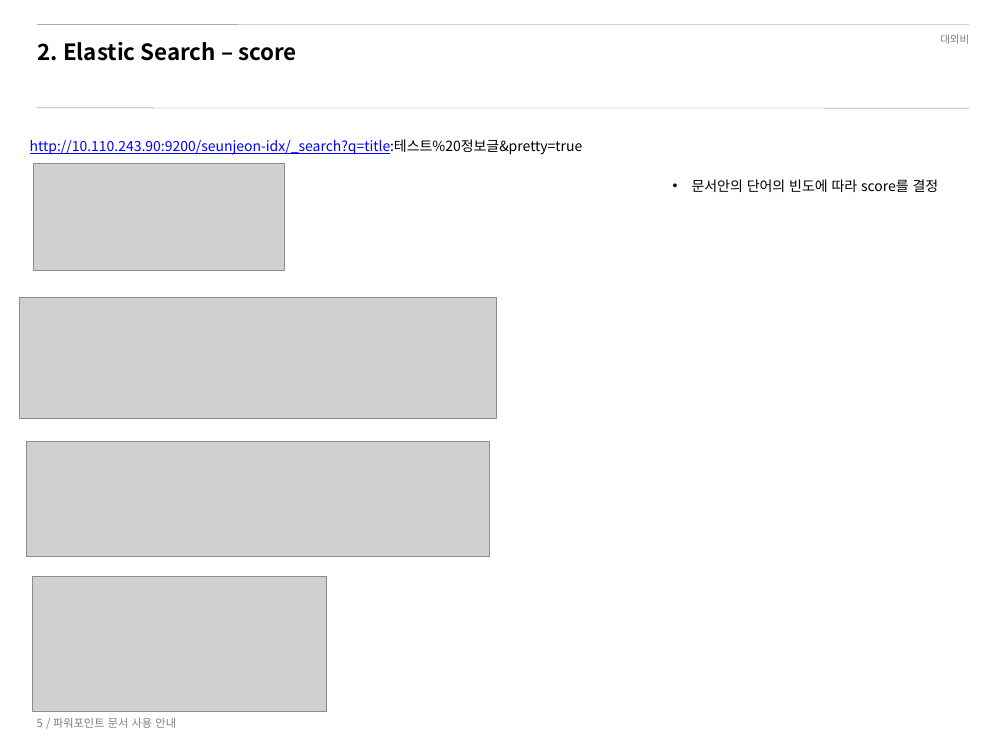
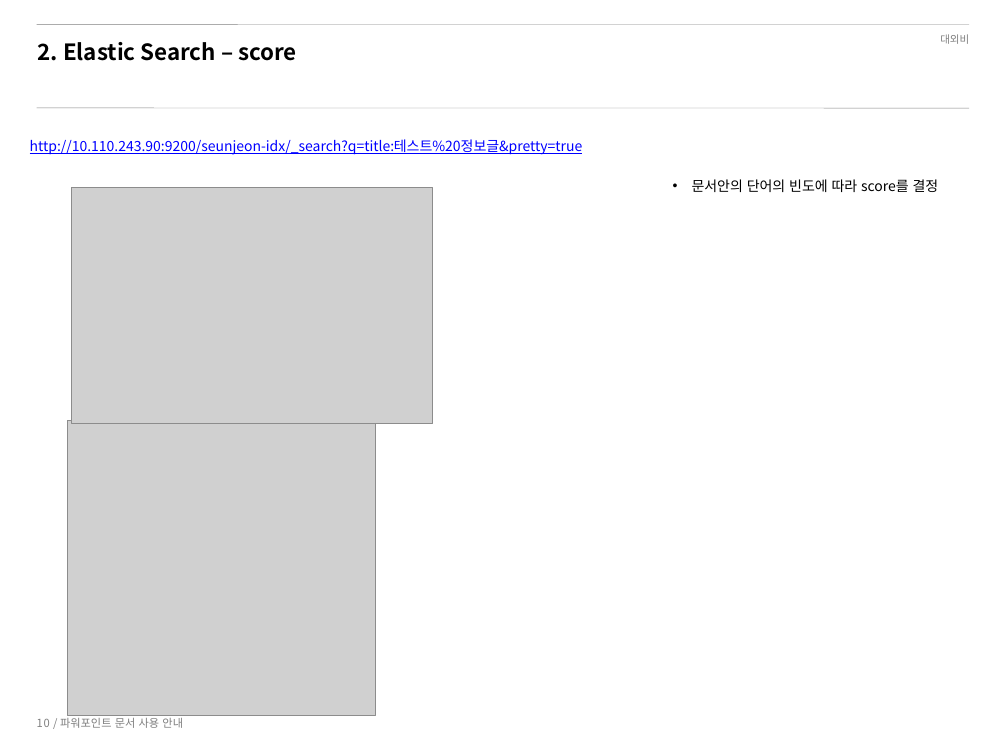
Before and after one commit to Myeongjoon/NaverCaffeBoard, a slide deck: slide 10 of doc/게시판 프로젝트 2차 - 김명준.pptx (slide 5 before the commit). Drawn at 1008x756 pixels with LibreOffice and Linux fonts; fonts in the diff are those of the drawing; grey boxes stand for pictures; background and template pictures are left out. Boxes give left, top, right and bottom in pixels: in the first picture for what was removed or moved away, otherwise in the second. Text is boxed around its words. In the diff, an @@ line names an element or a change of style, - is before the commit and + after.

```diff
--- a/doc/게시판 프로젝트 2차 - 김명준.pptx
+++ b/doc/게시판 프로젝트 2차 - 김명준.pptx
@@ text "http://10.110.243.90:9200/seunjeon-idx/_search?q=title:테스트%2 ..." at box(30, 139, 583, 155): text colour #000000 to #0000FF, underline on in "http://10.110.243.90:9200/seunjeon-idx/_search?q=title:테스트%2 ..." @@
@@ picture removed at box(33, 163, 284, 270) @@
@@ picture added at box(72, 187, 432, 424) @@
@@ picture removed at box(20, 297, 496, 418) @@
@@ picture removed at box(26, 442, 489, 556) @@
@@ picture added at box(68, 421, 376, 716) @@
@@ picture removed at box(33, 577, 328, 712) @@
@@ text at box(37, 715, 183, 728): text changed @@
-5 / 파워포인트 문서 사용 안내
+10 / 파워포인트 문서 사용 안내
```
Also in this commit, not shown: 3 other slides changed, 13 slides added, 2 slides removed, 29 other files.
